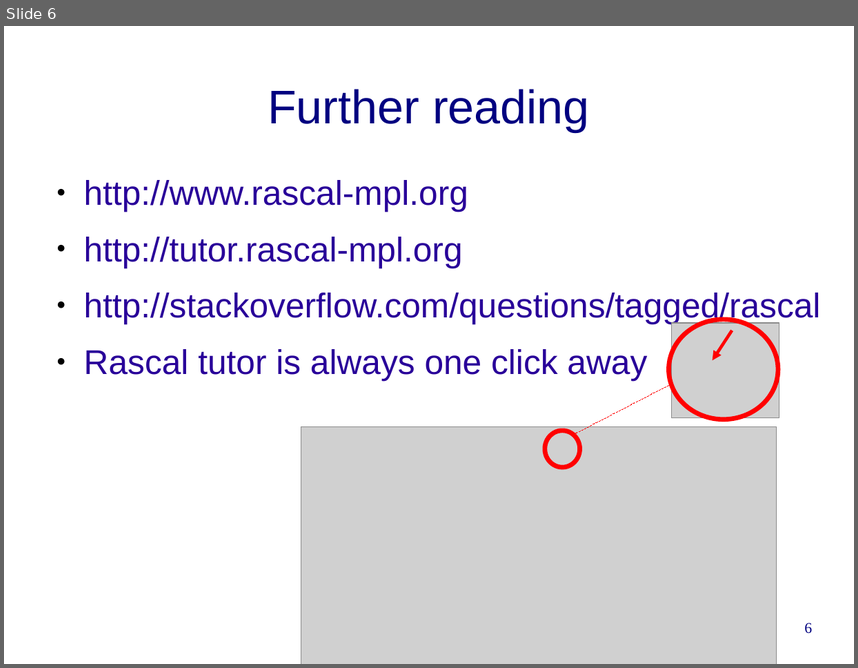
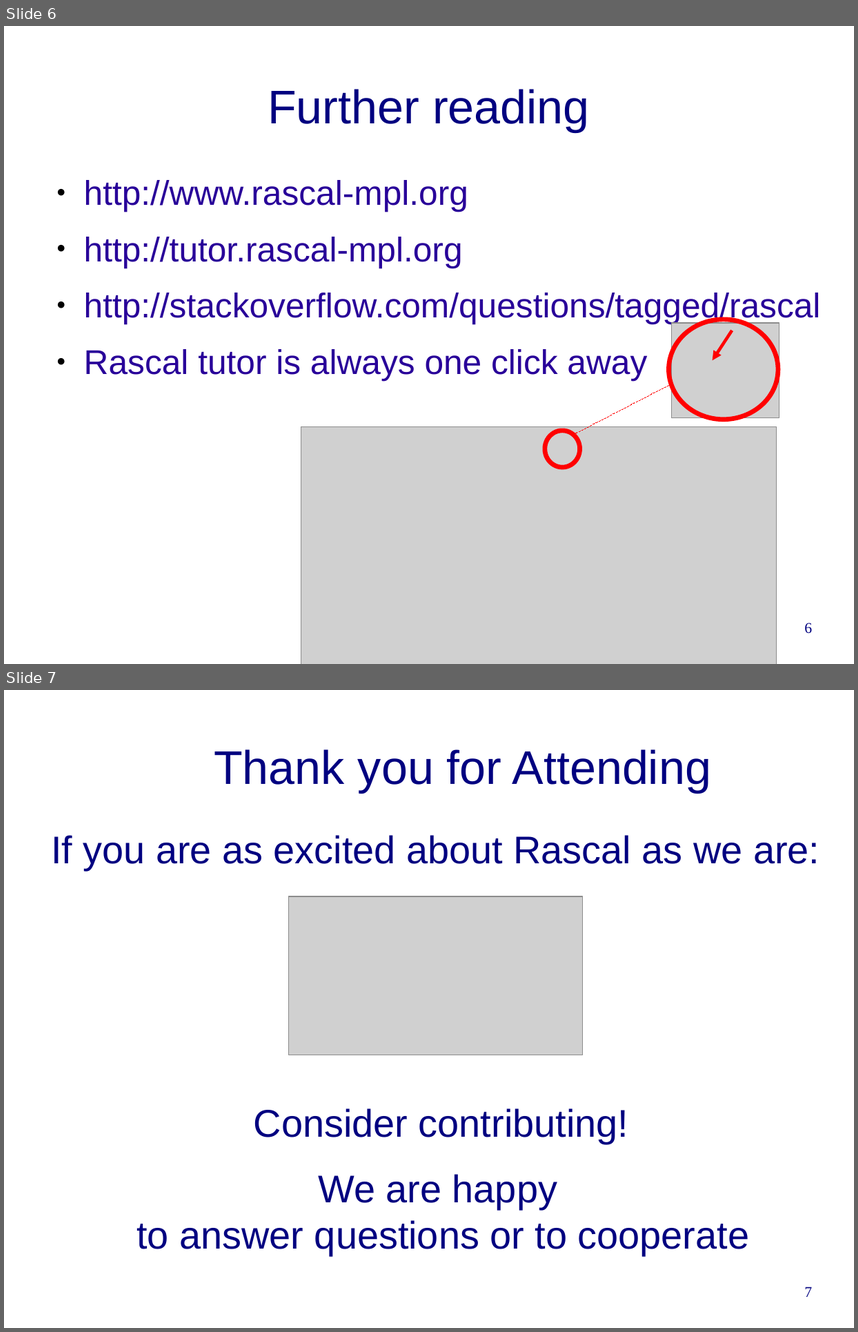
Before and after one commit to cwi-swat/rascal-course-pldi-2015, a slide deck: presentations/Summary.odp. Shown one above the other, each under a label of ours: slide 6 before the commit, slides 6 and 7 after it. The pictures are 858x668 and 858x1332 pixels, drawn with LibreOffice and Linux fonts; fonts in the diff are those of the drawing; grey boxes stand for pictures; background and template pictures are left out. Boxes give left, top, right and bottom in pixels: in the first picture for what was removed or moved away, otherwise in the second. Text is boxed around its words. In the diff, an @@ line names an element or a change of style, - is before the commit and + after.

```diff
--- a/presentations/Summary.odp
+++ b/presentations/Summary.odp
@@ slide 7 added at <box>4,690,854,1328</box>, background #FFFFFF @@
@@ text added at <box>214,749,711,793</box>, 44 pt, text #000080 @@
+Thank you for Attending
@@ text added at <box>51,835,820,870</box>, 36 pt, text #000080 @@
+If you are as excited about Rascal as we are:
@@ picture added at <box>289,897,582,1055</box> @@
@@ text added at <box>254,1108,628,1143</box>, 36 pt, text #000080 @@
+Consider contributing!
@@ text added at <box>136,1174,749,1255</box>, 36 pt, text #000080 @@
+We are happy
+to answer questions or to cooperate
@@ page number added at <box>804,1286,812,1297</box>, 14 pt, text #000080 @@
+7
```
Also in this commit, not shown: 3 slides changed, 1 other file.
